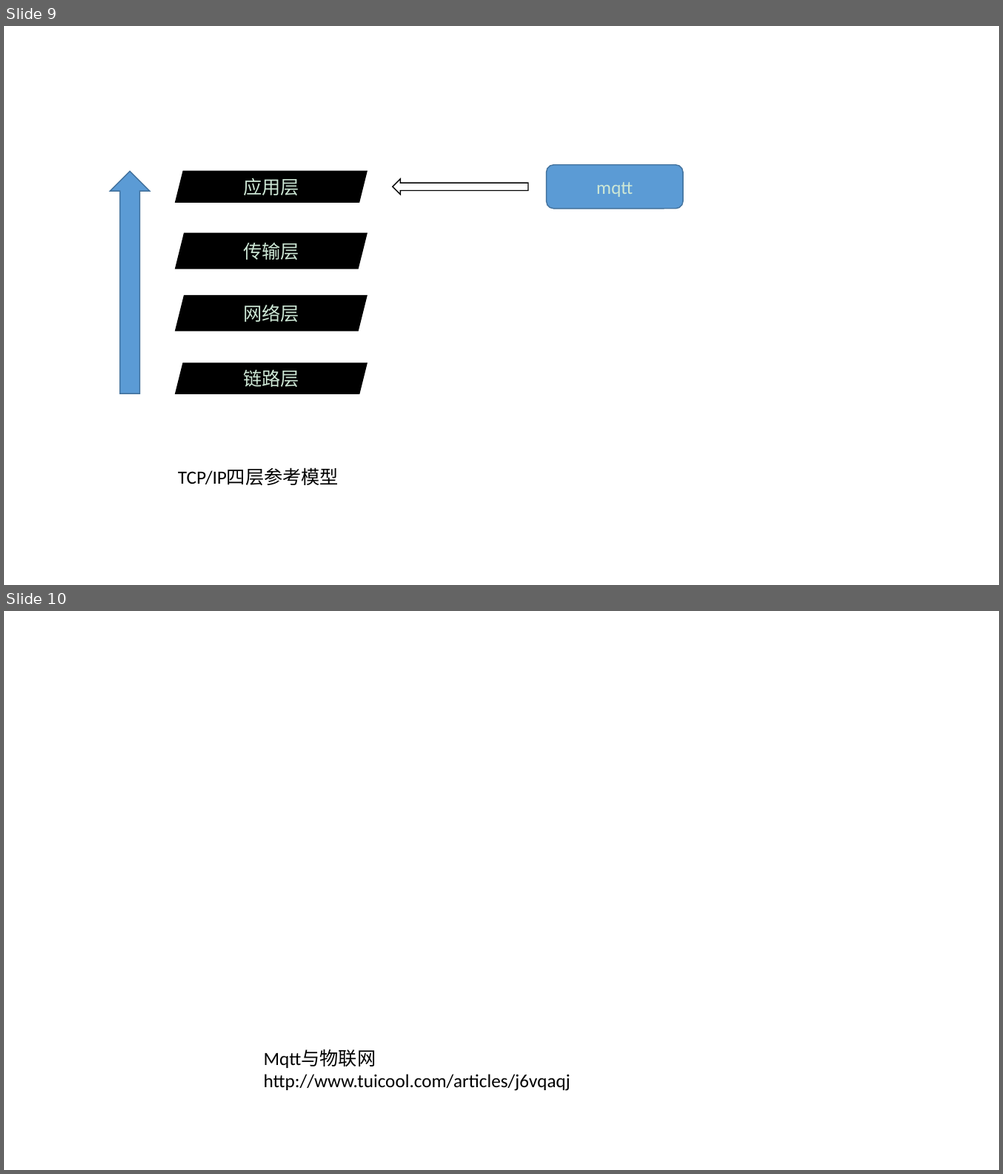
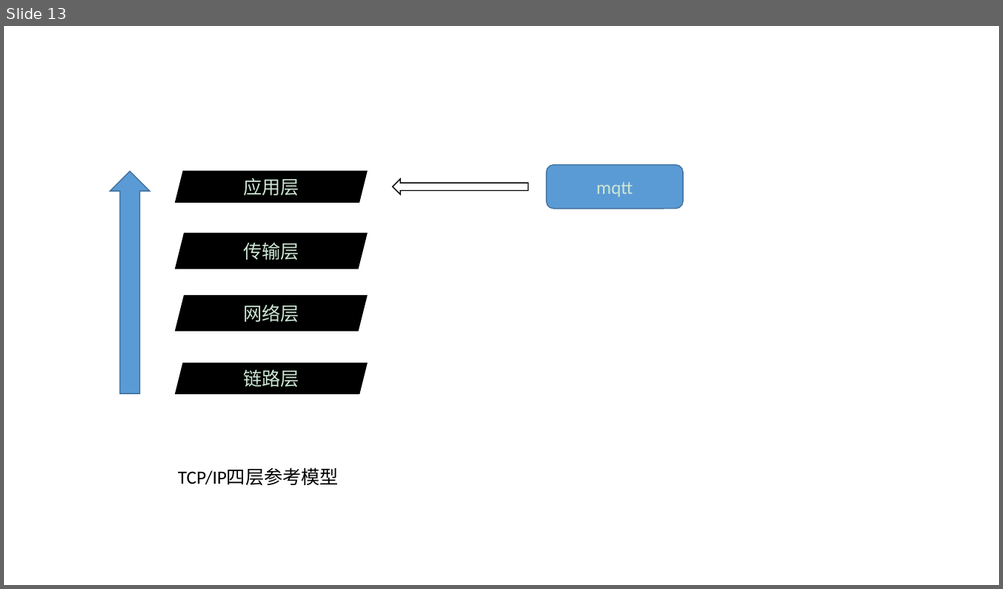
Before and after one commit to fanhuajun/notes, a slide deck: linux/MQTT.pptx. Shown one above the other, each under a label of ours: slides 9 and 10 before the commit, slide 13 after it. The pictures are 1003x1174 and 1003x589 pixels, drawn with LibreOffice and Linux fonts; fonts in the diff are those of the drawing. Boxes give left, top, right and bottom in pixels: in the first picture for what was removed or moved away, otherwise in the second. Text is boxed around its words. In the diff, an @@ line names an element or a change of style, - is before the commit and + after.

```diff
--- a/linux/MQTT.pptx
+++ b/linux/MQTT.pptx
@@ slide 10 removed at bbox=[4, 611, 999, 1170], background #CDE7D5 @@
@@ text removed at bbox=[264, 1051, 570, 1091] @@
-Mqtt与物联网
-http://www.tuicool.com/articles/j6vqaqj
@@ what was slide 9 is now slide 13 @@
```
Also in this commit, not shown: 2 slides changed, 5 slides added, 3 other slides removed, 4 other files.
